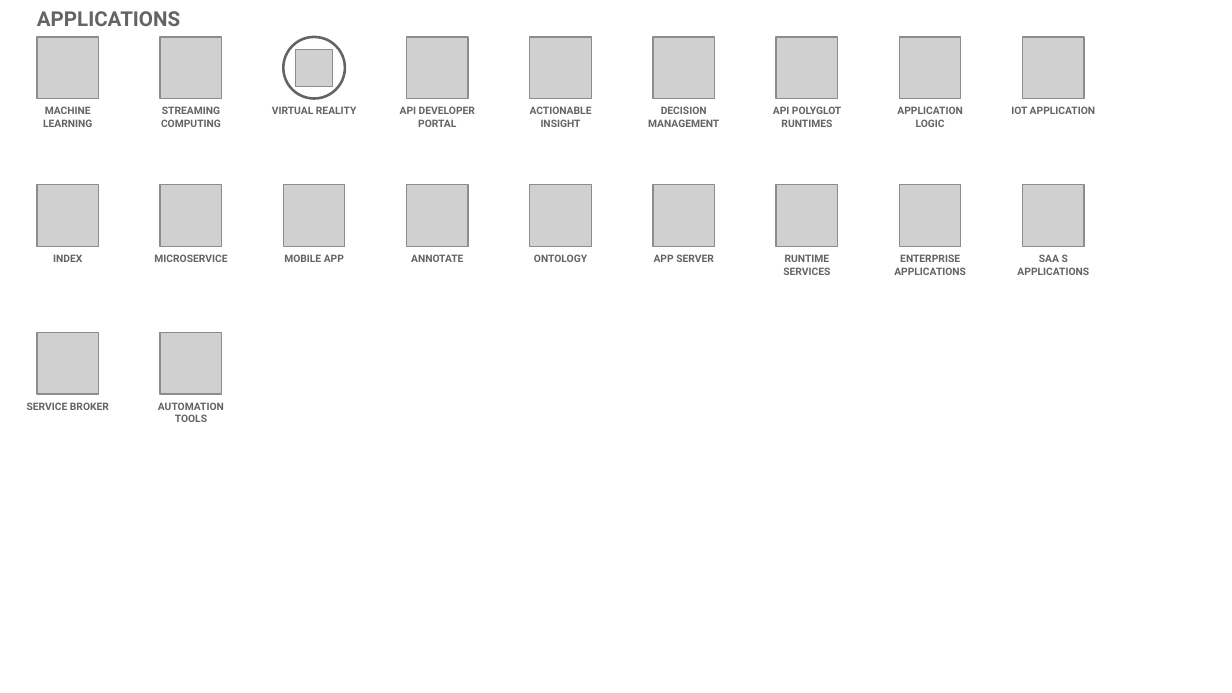
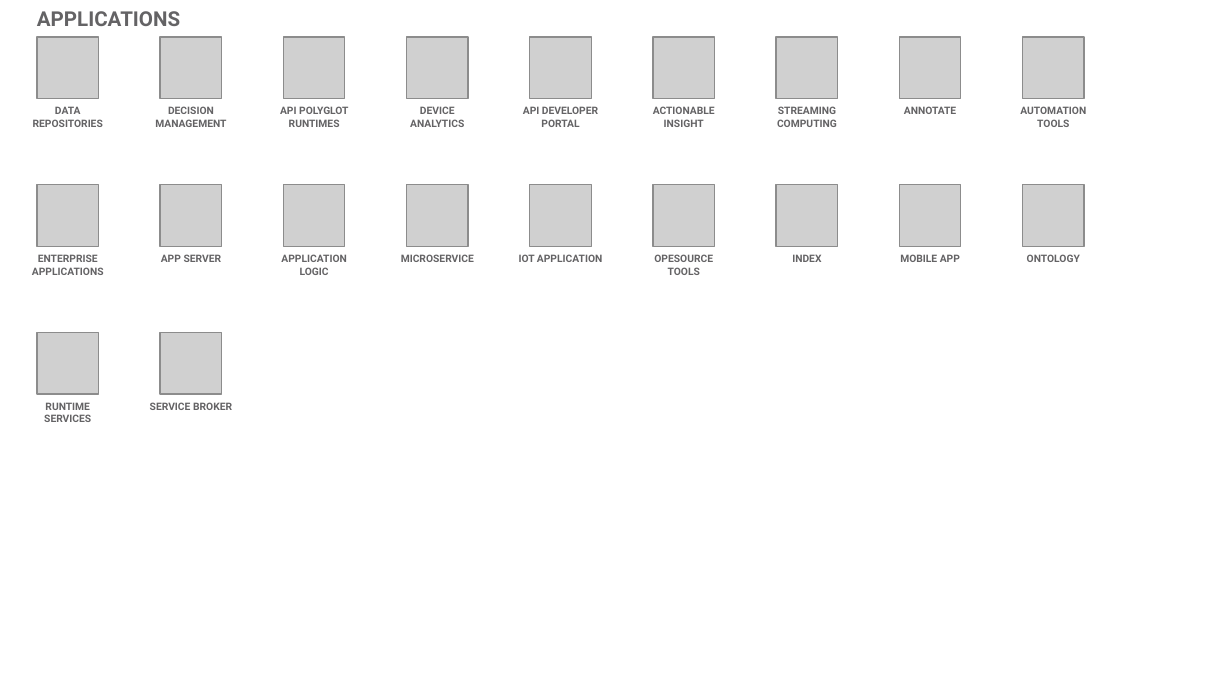
Before and after one commit to l2fprod/myarchitecture, a slide deck: slide 13 of mycatalog-architecture-diagram-template.pptx. Drawn at 1232x693 pixels with LibreOffice and Linux fonts; fonts in the diff are those of the drawing; grey boxes stand for pictures. Boxes give left, top, right and bottom in pixels: in the first picture for what was removed or moved away, otherwise in the second. Text is boxed around its words. In the diff, an @@ line names an element or a change of style, - is before the commit and + after.

```diff
--- a/mycatalog-architecture-diagram-template.pptx
+++ b/mycatalog-architecture-diagram-template.pptx
@@ ellipse removed at (283, 37, 345, 99) @@
@@ picture added at (283, 37, 345, 99) @@
@@ picture removed at (296, 49, 333, 86) @@
@@ text at (33, 106, 103, 127): text changed @@
-MACHINE LEARNING
+DATA REPOSITORIES
@@ text removed at (272, 106, 356, 114) @@
-VIRTUAL REALITY
@@ text added at (410, 106, 464, 127), 6 pt, text #646365, bold @@
+DEVICE ANALYTICS
@@ text "STREAMING COMPUTING": place and size @@
-text "STREAMING COMPUTING" at (161, 106, 221, 127)
+text "STREAMING COMPUTING" at (777, 106, 837, 127)
@@ text "ANNOTATE": place and size @@
-text "ANNOTATE" at (411, 254, 463, 262)
+text "ANNOTATE" at (904, 106, 956, 114)
@@ text "AUTOMATION TOOLS": place and size @@
-text "AUTOMATION TOOLS" at (158, 402, 224, 422)
+text "AUTOMATION TOOLS" at (1020, 106, 1086, 127)
@@ text "ENTERPRISE APPLICATIONS": place and size @@
-text "ENTERPRISE APPLICATIONS" at (894, 254, 966, 275)
+text "ENTERPRISE APPLICATIONS" at (32, 254, 104, 275)
@@ 3 texts: place and size @@
-3 texts at (648, 106, 841, 262)
+3 texts at (155, 106, 348, 262)
@@ text "APPLICATION LOGIC": place and size @@
-text "APPLICATION LOGIC" at (897, 106, 962, 127)
+text "APPLICATION LOGIC" at (281, 254, 346, 275)
@@ text "MICROSERVICE": place and size @@
-text "MICROSERVICE" at (154, 254, 227, 262)
+text "MICROSERVICE" at (401, 254, 474, 262)
@@ text "IOT APPLICATION": place and size @@
-text "IOT APPLICATION" at (1011, 106, 1095, 114)
+text "IOT APPLICATION" at (519, 254, 602, 262)
@@ text added at (654, 254, 713, 275), 6 pt, text #646365, bold @@
+OPESOURCE TOOLS
@@ text "INDEX": place and size @@
-text "INDEX" at (53, 255, 82, 262)
+text "INDEX" at (792, 254, 821, 262)
@@ text "MOBILE APP": place and size @@
-text "MOBILE APP" at (284, 254, 344, 262)
+text "MOBILE APP" at (900, 254, 960, 262)
@@ text "ONTOLOGY": place and size @@
-text "ONTOLOGY" at (534, 254, 587, 262)
+text "ONTOLOGY" at (1027, 254, 1080, 262)
@@ text removed at (1017, 254, 1089, 275) @@
-SAA S APPLICATIONS
@@ text "RUNTIME SERVICES": place and size @@
-text "RUNTIME SERVICES" at (783, 254, 830, 275)
+text "RUNTIME SERVICES" at (44, 402, 91, 422)
@@ 3 texts: place and size @@
-3 texts at (27, 106, 592, 410)
+3 texts at (150, 106, 715, 410)
```
Also in this commit, not shown: 18 other slides changed.
